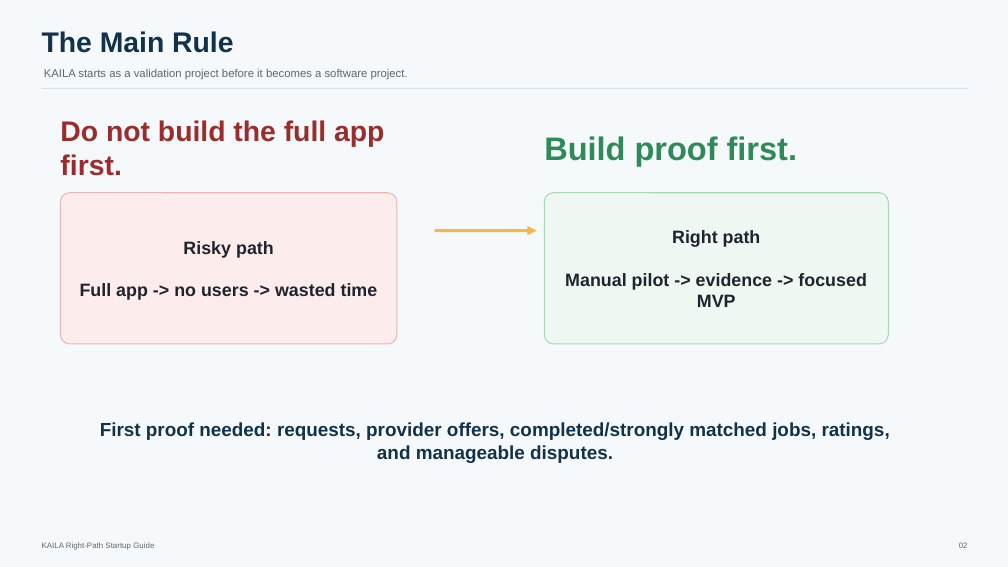
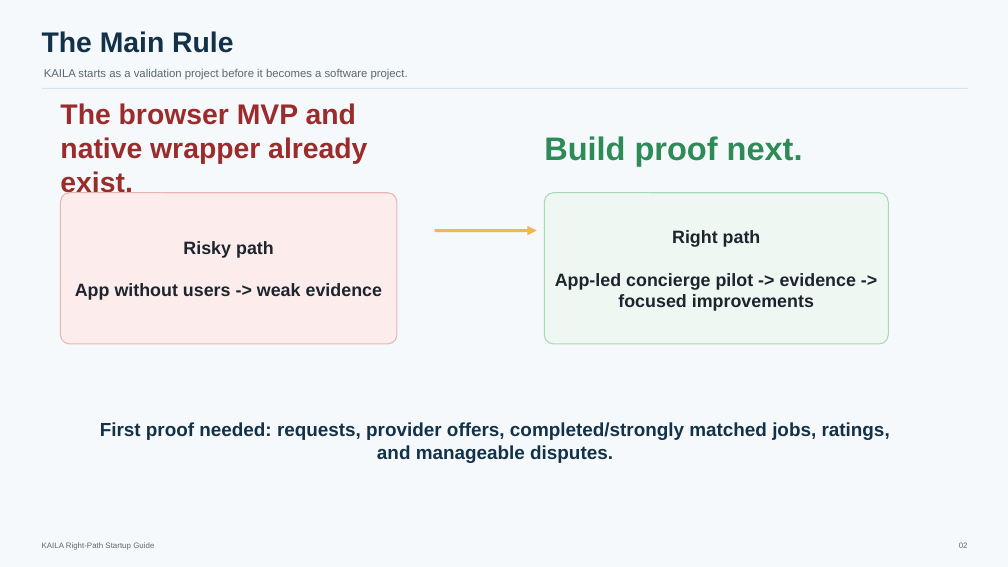
Before and after one commit to jmaeacido/jmaeacido.github.io, a slide deck: slide 2 of mockups/kaila-marketplace/presentation/KAILA_Right_Path_Startup_Guide_Presentation.pptx. Drawn at 1008x567 pixels with LibreOffice and Linux fonts; fonts in the diff are those of the drawing. Boxes give left, top, right and bottom in pixels: in the first picture for what was removed or moved away, otherwise in the second. Text is boxed around its words. In the diff, an @@ line names an element or a change of style, - is before the commit and + after.

```diff
--- a/mockups/kaila-marketplace/presentation/KAILA_Right_Path_Startup_Guide_Presentation.pptx
+++ b/mockups/kaila-marketplace/presentation/KAILA_Right_Path_Startup_Guide_Presentation.pptx
@@ text at box(60, 103, 367, 198): text changed @@
-Do not build the full app first.
+The browser MVP and native wrapper already exist.
@@ text at box(544, 136, 803, 166): text changed @@
-Build proof first.
+Build proof next.
@@ text at box(75, 283, 382, 300): text changed @@
-Full app -> no users -> wasted time
+App without users -> weak evidence
@@ text at box(555, 273, 856, 311): text changed @@
-Manual pilot -> evidence -> focused MVP
+App-led concierge pilot -> evidence -> focused improvements
```
Also in this commit, not shown: 2 other slides changed, 5 other files.
